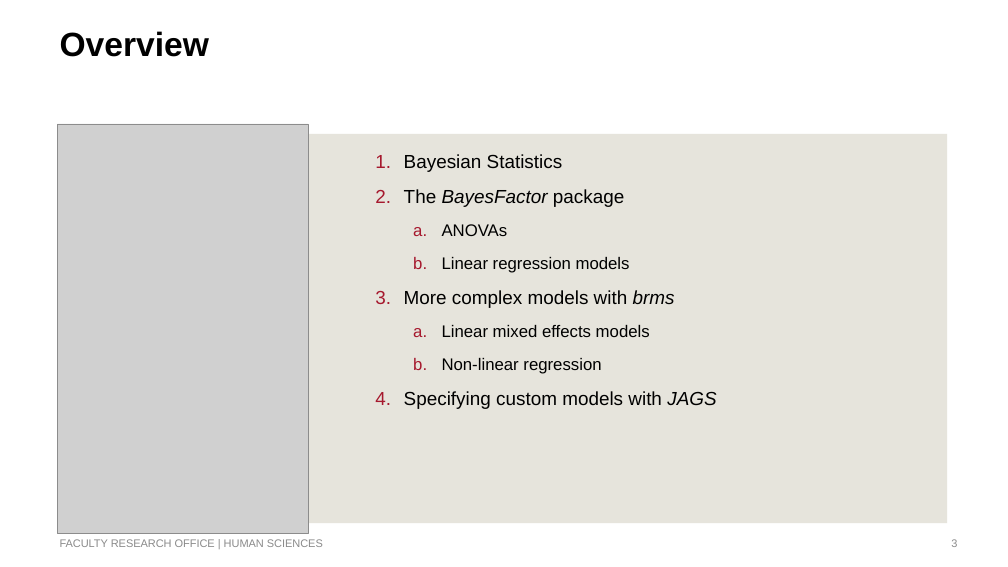
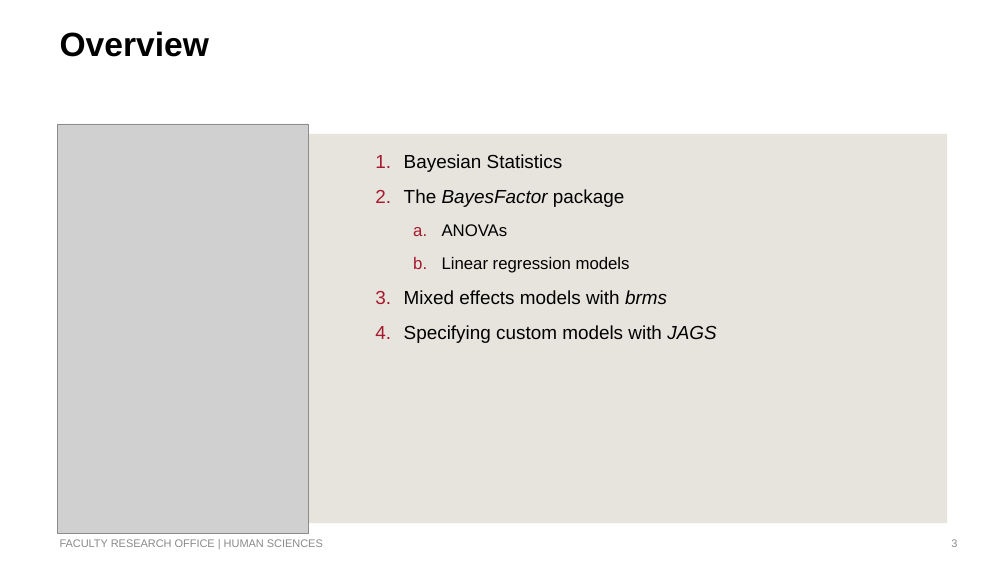
Before and after one commit to humburg/bayesian-data-analysis-in-r, a slide deck: slide 3 of Bayesian Data Analysis in R.pptx. Drawn at 1008x567 pixels with LibreOffice and Linux fonts; fonts in the diff are those of the drawing; grey boxes stand for pictures; background and template pictures are left out. Boxes give left, top, right and bottom in pixels: in the first picture for what was removed or moved away, otherwise in the second. Text is boxed around its words. In the diff, an @@ line names an element or a change of style, - is before the commit and + after.

```diff
--- a/Bayesian Data Analysis in R.pptx
+++ b/Bayesian Data Analysis in R.pptx
@@ text at [404, 290, 667, 304]: text changed; size 16 to 18 pt @@
-3. More complex models with brms
-  a. Linear mixed effects models
-  b. Non-linear regression
+3. Mixed effects models with brms
```
Also in this commit, not shown: 2 other slides changed, 10 other files.
